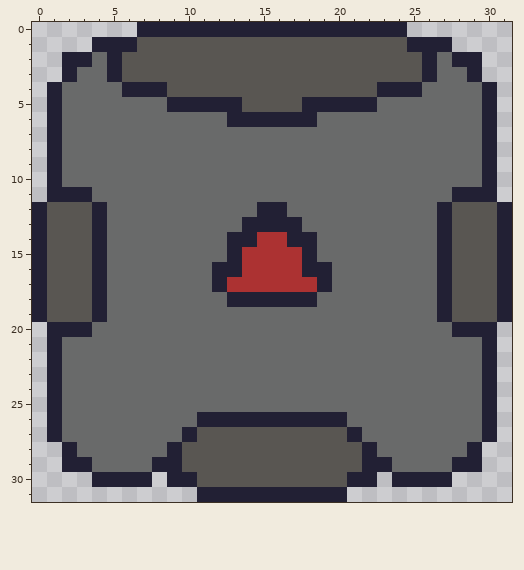
Two states of a pixel-art file, project-files/graphic/player-ground.aseprite. The first picture shows the starting point.
32x32 pixels, 1 frame.
The same view after the edit:
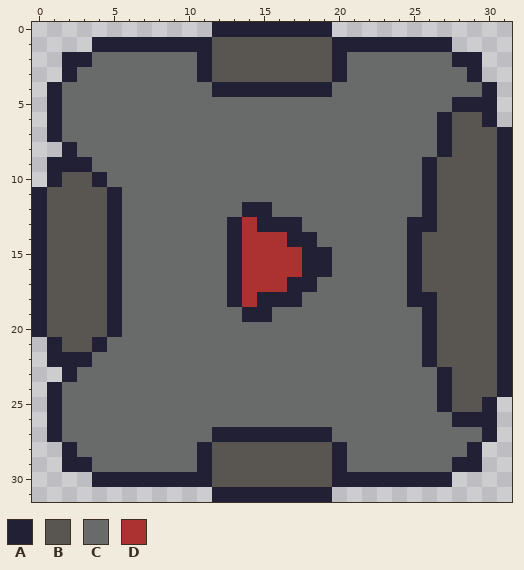
Palette (. is transparent): A #222034  B #595652  C #696a6a  D #ac3232
Diff:
Colour A now appears in rows 7 to 10 at x 31; in row 11 at x 0 and 31; in row 20 at x 0 and 31; in rows 21 to 24 at x 31; in row 30 at x 8 and 23.
The author changed colour B to colour A in row 1 at x 7 to 11 and 20 to 24; in rows 2 to 3 at x 11 and 20; in row 4 at x 12 to 19; in row 27 at x 12 to 19; in rows 28 to 30 at x 11 and 20.
The author changed colour C to colour A in row 5 at x 28 to 29; in rows 6 to 7 at x 27; in row 8 at x 2 and 27; in row 9 at x 2 to 3 and 26; in row 10 at x 4 and 26; in row 11 at x 5 and 26.
The author changed colour C to colour A in row 12 at x 5, 14 and 26; in row 13 at x 5, 13 and 25 to 26; in row 14 at x 5 and 25; in row 15 at x 5, 19 and 25; in rows 16 to 17 at x 5 and 25; in row 18 at x 5 and 25 to 26.
The author changed colour C to colour A in row 19 at x 5, 14 to 15 and 26; in row 20 at x 5 and 26; in row 21 at x 4 and 26; in row 22 at x 2 to 3 and 26; in row 23 at x 2 and 27; in rows 24 to 25 at x 27.
The author changed colour C to colour A in row 26 at x 28 to 29.
The author changed colour D to colour A in row 17 at x 13 and 17 to 18.
The author changed colour A to colour B in rows 7 to 10 at x 30; in row 11 at x 1 to 3 and 28 to 30; in rows 12 to 19 at x 4 and 27; in row 20 at x 1 to 3 and 28 to 30; in rows 21 to 24 at x 30.
The author changed colour C to colour B in rows 6 to 8 at x 28 to 29; in row 9 at x 27 to 29; in row 10 at x 2 to 3 and 27 to 29; in row 11 at x 4 and 27; in rows 14 to 17 at x 26; in row 20 at x 4 and 27.
The author changed colour C to colour B in row 21 at x 2 to 3 and 27 to 29; in row 22 at x 27 to 29; in rows 23 to 25 at x 28 to 29.
The author changed colour A to colour C in rows 2 to 3 at x 5 and 26; in row 4 at x 6 to 8 and 23 to 25; in row 5 at x 9 to 13 and 18 to 22; in row 6 at x 13 to 18; in row 12 at x 16; in row 16 at x 12.
The author changed colour A to colour C in row 17 at x 12 and 19; in row 18 at x 18; in row 26 at x 11 to 20; in row 27 at x 10 and 21; in row 28 at x 9 and 22; in row 29 at x 8 to 9 and 22 to 23.
The author changed colour B to colour C in rows 2 to 3 at x 6 to 10 and 21 to 25; in row 4 at x 9 to 11 and 20 to 22; in row 5 at x 14 to 17; in row 27 at x 11 and 20; in rows 28 to 29 at x 10 and 21.
The author changed colour A to colour D in rows 13 to 14 at x 14; in row 18 at x 14.
Colour A is gone in row 0 at x 7 to 11 and 20 to 24; in row 8 at x 1; in row 23 at x 1; in row 31 at x 11 and 20.
